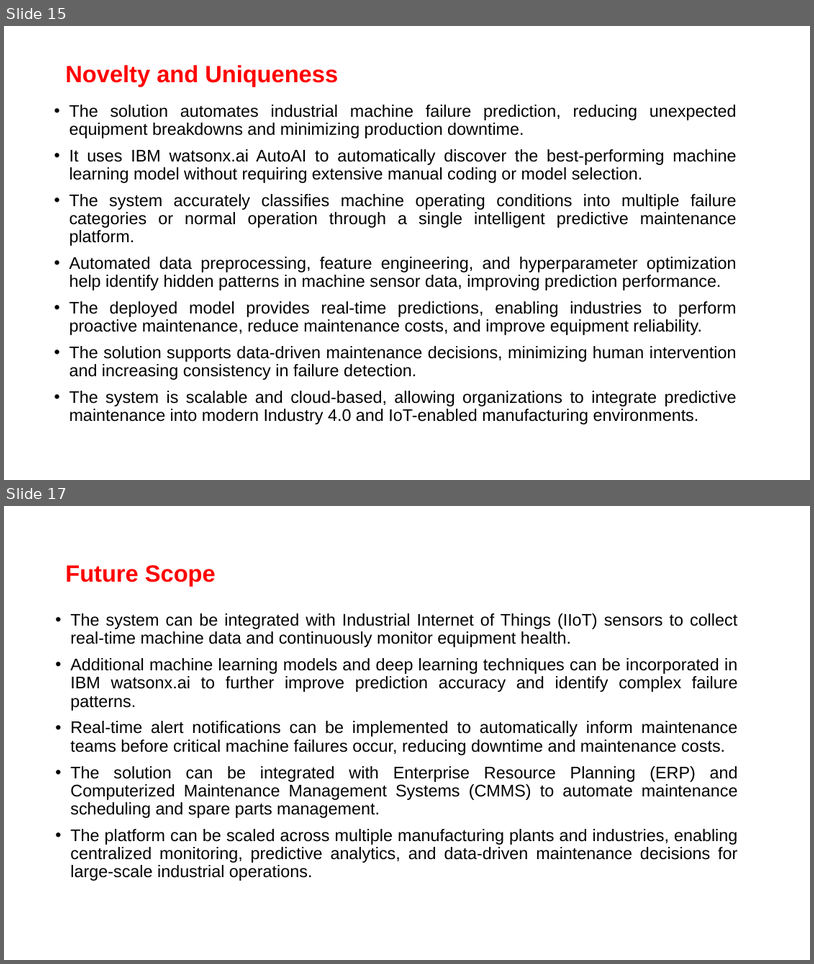
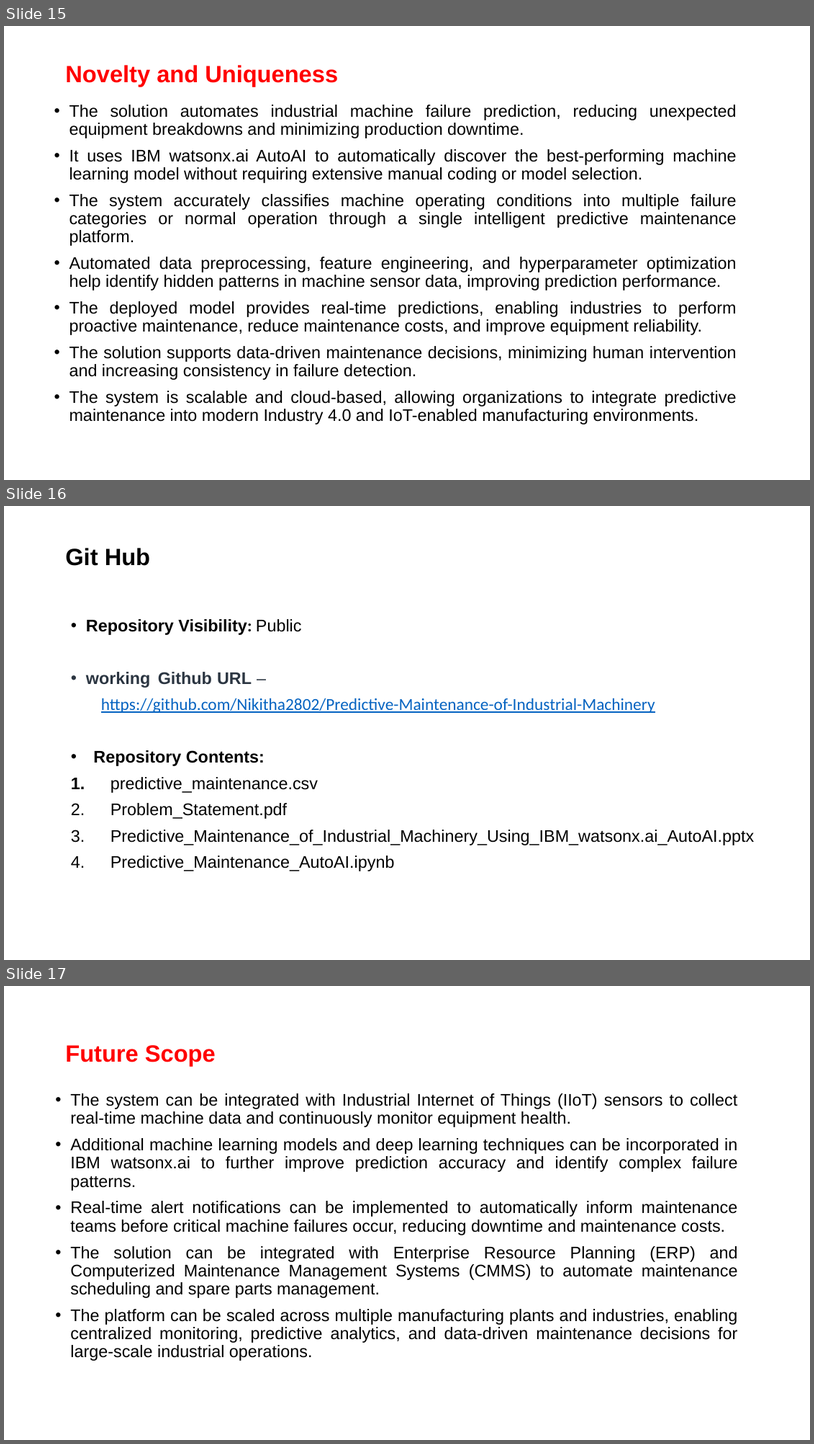
Before and after one commit to Nikitha2802/Predictive-Maintenance-of-Industrial-Machinery, a slide deck: Predictive_Maintenance_of_Industrial_Machinery_Using_IBM_watsonx.ai_AutoAI.pptx. Shown one above the other, each under a label of ours: slides 15 and 17 before the commit, slides 15, 16 and 17 after it; the slides between them are not shown. The pictures are 814x964 and 814x1444 pixels, drawn with LibreOffice and Linux fonts; fonts in the diff are those of the drawing. Boxes give left, top, right and bottom in pixels: in the first picture for what was removed or moved away, otherwise in the second. Text is boxed around its words. In the diff, an @@ line names an element or a change of style, - is before the commit and + after.

```diff
--- a/Predictive_Maintenance_of_Industrial_Machinery_Using_IBM_watsonx.ai_AutoAI.pptx
+++ b/Predictive_Maintenance_of_Industrial_Machinery_Using_IBM_watsonx.ai_AutoAI.pptx
@@ slide 16 added at [4, 506, 810, 960], background #FFFFFF @@
@@ title added at [65, 548, 150, 566], 28 pt, text #000000, bold @@
+Git Hub
@@ text added at [86, 619, 754, 871], 20 pt, text #000000 @@
+• Repository Visibility: Public
+• working Github URL –
+https://github.com/Nikitha2802/Predictive-Maintenance-of-Industrial-Machinery
+• Repository Contents:
+1. predictive_maintenance.csv
+2. Problem_Statement.pdf
+3. Predictive_Maintenance_of_Industrial_Machinery_Using_IBM_watsonx.ai_AutoAI.pptx
+4. Predictive_Maintenance_AutoAI.ipynb
```
Also in this commit, not shown: 1 slide removed.
